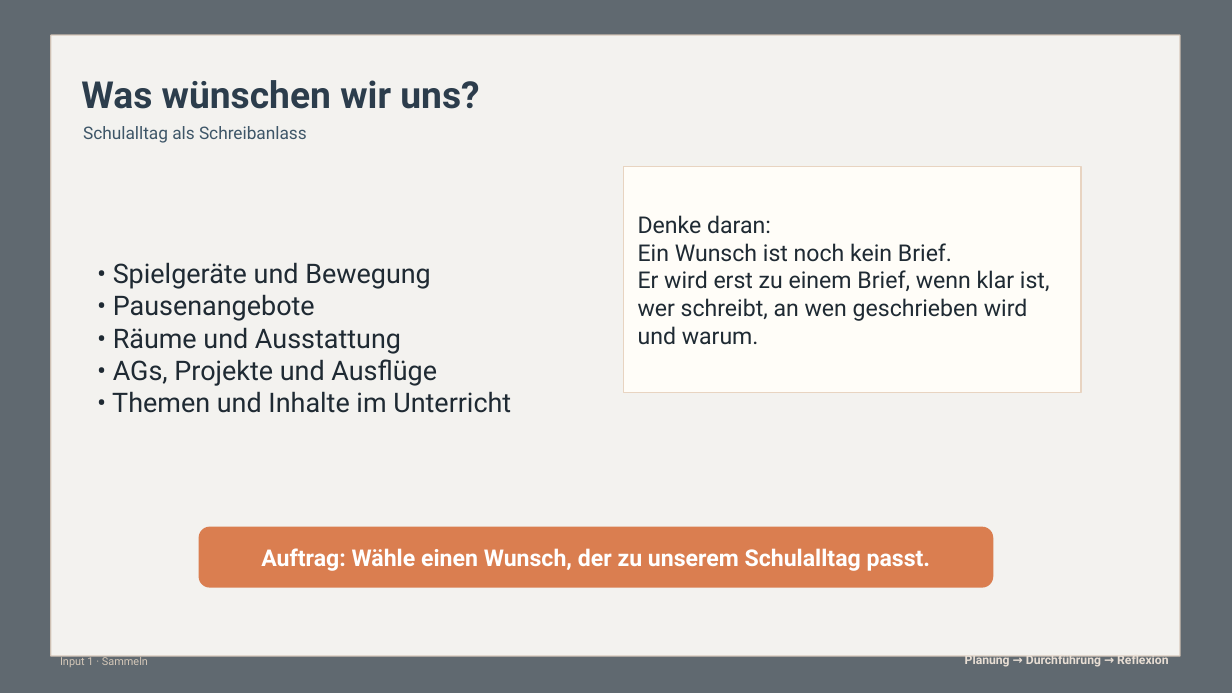
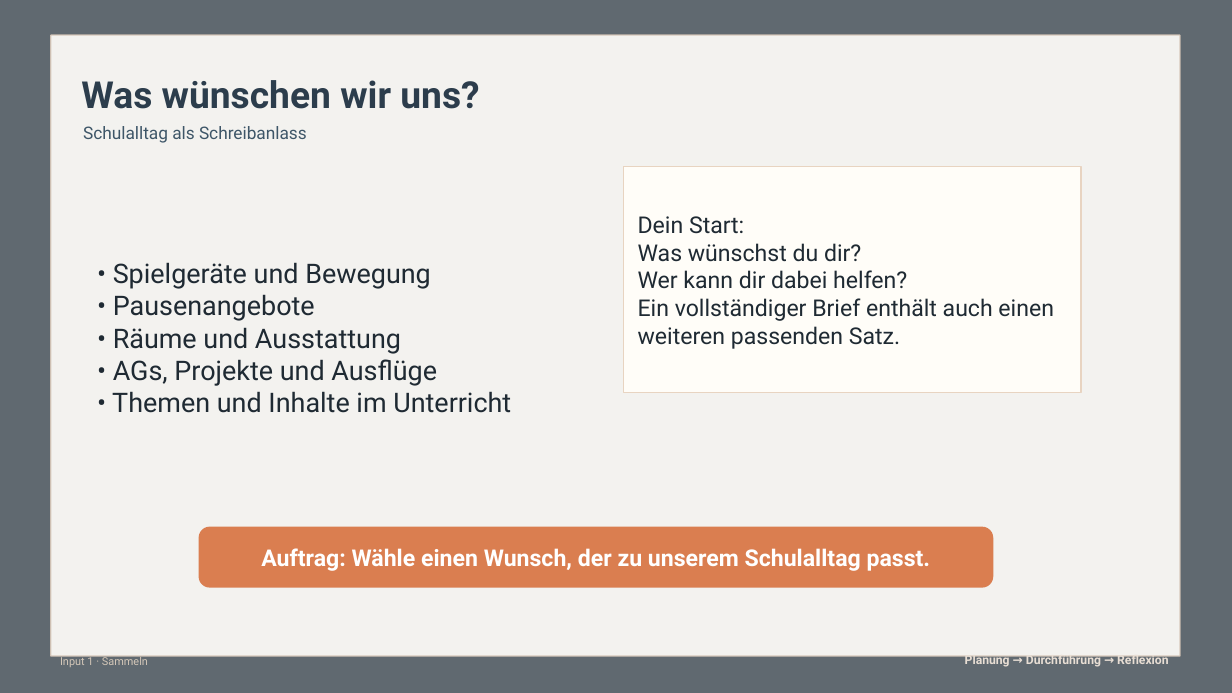
Before and after one commit to technikerleben/d5ur1-wunschbriefe, a slide deck: slide 4 of praesentationen/Impulse_Wunschbriefe_SRL_Mathe.pptx. Drawn at 1232x693 pixels with LibreOffice and Linux fonts; fonts in the diff are those of the drawing; background and template pictures are left out. Boxes give left, top, right and bottom in pixels: in the first picture for what was removed or moved away, otherwise in the second. Text is boxed around its words. In the diff, an @@ line names an element or a change of style, - is before the commit and + after.

```diff
--- a/praesentationen/Impulse_Wunschbriefe_SRL_Mathe.pptx
+++ b/praesentationen/Impulse_Wunschbriefe_SRL_Mathe.pptx
@@ text at box(638, 216, 1054, 349): text changed @@
-Denke daran:
-Ein Wunsch ist noch kein Brief.
-Er wird erst zu einem Brief, wenn klar ist, wer schreibt, an wen geschrieben wird und warum.
+Dein Start:
+Was wünschst du dir?
+Wer kann dir dabei helfen?
+Ein vollständiger Brief enthält auch einen weiteren passenden Satz.
```
Also in this commit, not shown: 23 other slides changed, 8 other files.
